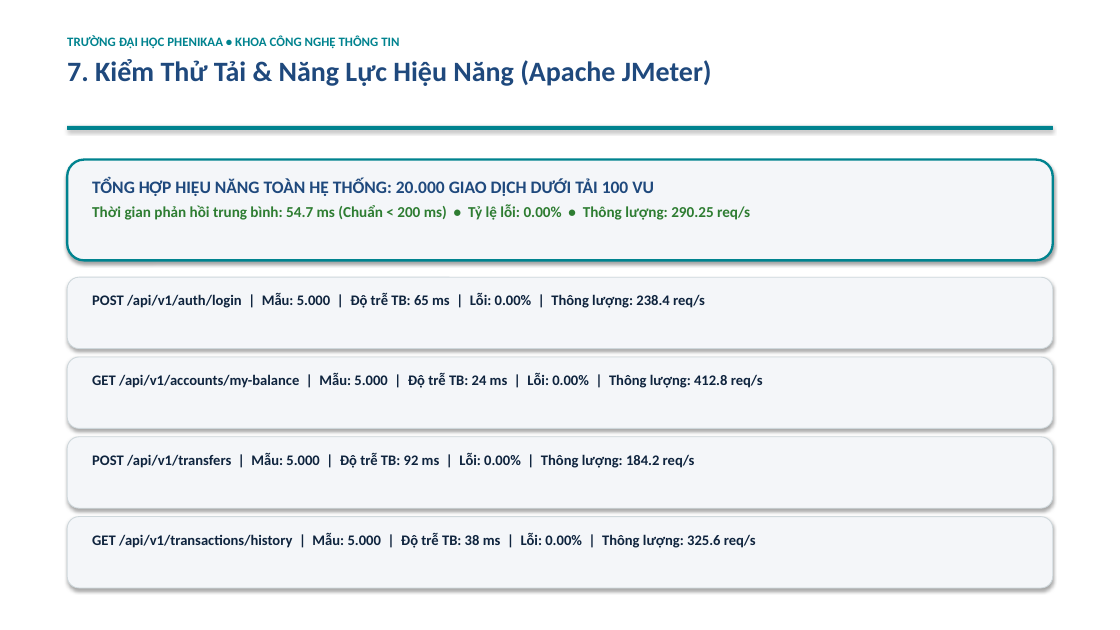
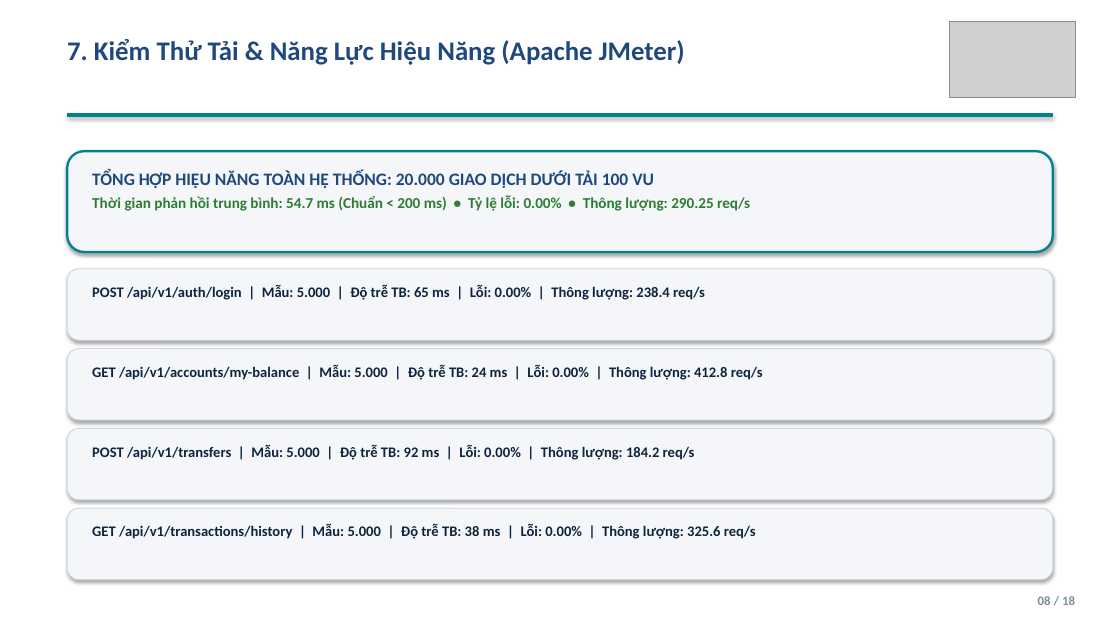
Before and after one commit to ngthanhs1/Kiemthu_MiniBank, a slide deck: slide 8 of docs/presentation/SLIDE_THUYET_TRINH_MINIBANK.pptx. Drawn at 1120x630 pixels with LibreOffice and Linux fonts; fonts in the diff are those of the drawing; grey boxes stand for pictures. Boxes give left, top, right and bottom in pixels: in the first picture for what was removed or moved away, otherwise in the second. Text is boxed around its words. In the diff, an @@ line names an element or a change of style, - is before the commit and + after.

```diff
--- a/docs/presentation/SLIDE_THUYET_TRINH_MINIBANK.pptx
+++ b/docs/presentation/SLIDE_THUYET_TRINH_MINIBANK.pptx
@@ picture added at box(949, 21, 1075, 97) @@
@@ text at box(67, 35, 399, 49): paragraph removed @@
-TRƯỜNG ĐẠI HỌC PHENIKAA • KHOA CÔNG NGHỆ THÔNG TIN
@@ text "7. Kiểm Thử Tải & ..." at box(67, 39, 685, 65): size 24 to 23 pt; less space between paragraphs @@
@@ rectangle: place and size @@
-rectangle at box(67, 126, 1053, 129)
+rectangle at box(67, 113, 1053, 117)
@@ rounded rectangle: place and size @@
-rounded rectangle at box(67, 160, 1053, 260)
+rounded rectangle at box(67, 151, 1053, 252)
@@ text "TỔNG HỢP HIỆU NĂNG TOÀN ...": place and size @@
-text "TỔNG HỢP HIỆU NĂNG TOÀN ..." at box(92, 179, 750, 220)
+text "TỔNG HỢP HIỆU NĂNG TOÀN ..." at box(92, 171, 750, 211)
@@ text at box(92, 285, 705, 300): text changed @@
-GET /api/v1/accounts/my-balance | Mẫu: 5.000 | Độ trễ TB: 24 ms | Lỗi: 0.00% | Thông lượng: 412.8 req/s
+POST /api/v1/auth/login | Mẫu: 5.000 | Độ trễ TB: 65 ms | Lỗi: 0.00% | Thông lượng: 238.4 req/s
@@ text at box(92, 365, 763, 380): text changed @@
-POST /api/v1/transfers | Mẫu: 5.000 | Độ trễ TB: 92 ms | Lỗi: 0.00% | Thông lượng: 184.2 req/s
+GET /api/v1/accounts/my-balance | Mẫu: 5.000 | Độ trễ TB: 24 ms | Lỗi: 0.00% | Thông lượng: 412.8 req/s
@@ 3 rounded rectangles: place and size @@
-3 rounded rectangles at box(67, 357, 1053, 588)
+3 rounded rectangles at box(67, 269, 1053, 500)
@@ text at box(92, 445, 695, 460): text changed @@
-GET /api/v1/transactions/history | Mẫu: 5.000 | Độ trễ TB: 38 ms | Lỗi: 0.00% | Thông lượng: 325.6 req/s
+POST /api/v1/transfers | Mẫu: 5.000 | Độ trễ TB: 92 ms | Lỗi: 0.00% | Thông lượng: 184.2 req/s
@@ rounded rectangle: place and size @@
-rounded rectangle at box(67, 277, 1053, 349)
+rounded rectangle at box(67, 508, 1053, 580)
@@ text at box(92, 524, 756, 539): text changed @@
-POST /api/v1/auth/login | Mẫu: 5.000 | Độ trễ TB: 65 ms | Lỗi: 0.00% | Thông lượng: 238.4 req/s
+GET /api/v1/transactions/history | Mẫu: 5.000 | Độ trễ TB: 38 ms | Lỗi: 0.00% | Thông lượng: 325.6 req/s
@@ text added at box(1038, 596, 1075, 605), 11 pt, text #78909C, bold @@
+08 / 18
```
Also in this commit, not shown: 16 other slides changed, 1 slide added, 13 other files.
